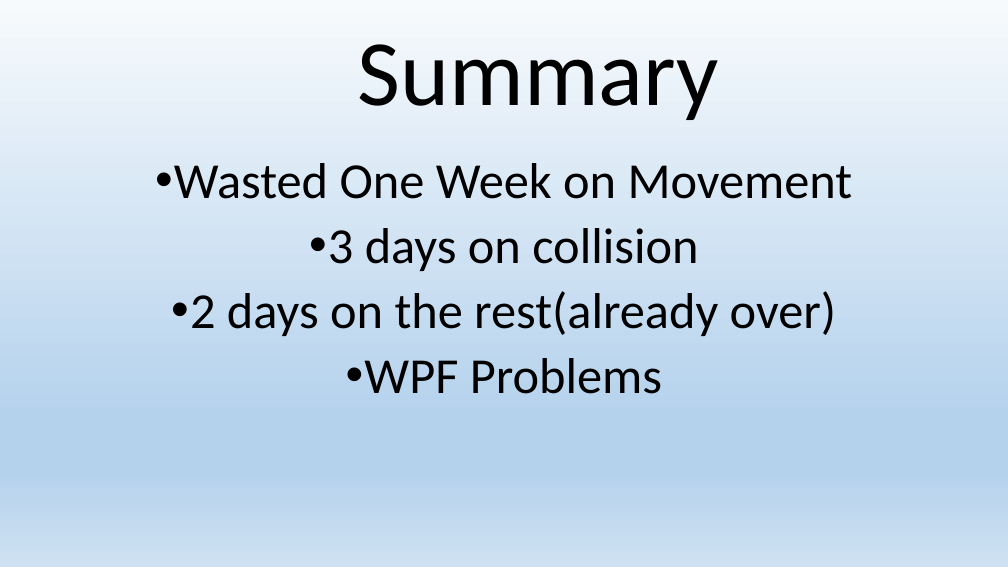
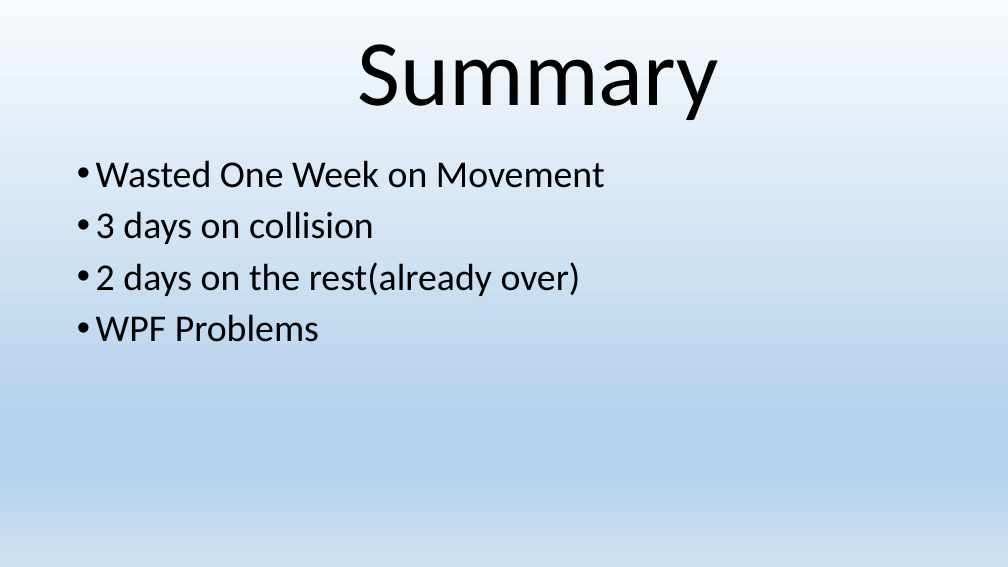
Before and after one commit to DrLandrov/BackToTheFutureGame, a slide deck: slide 14 of Presentation BTTF.pptx (slide 13 before the commit). Drawn at 1008x567 pixels with LibreOffice and Linux fonts; fonts in the diff are those of the drawing; background and template pictures are left out. Boxes give left, top, right and bottom in pixels: in the first picture for what was removed or moved away, otherwise in the second. Text is boxed around its words. In the diff, an @@ line names an element or a change of style, - is before the commit and + after.

```diff
--- a/Presentation BTTF.pptx
+++ b/Presentation BTTF.pptx
@@ text "Wasted One Week on Movement" at (96,160,605,342): size 48 to 36 pt; alignment centre to left @@
```
Also in this commit, not shown: 6 other slides changed, 1 slide added, 2 other files.
